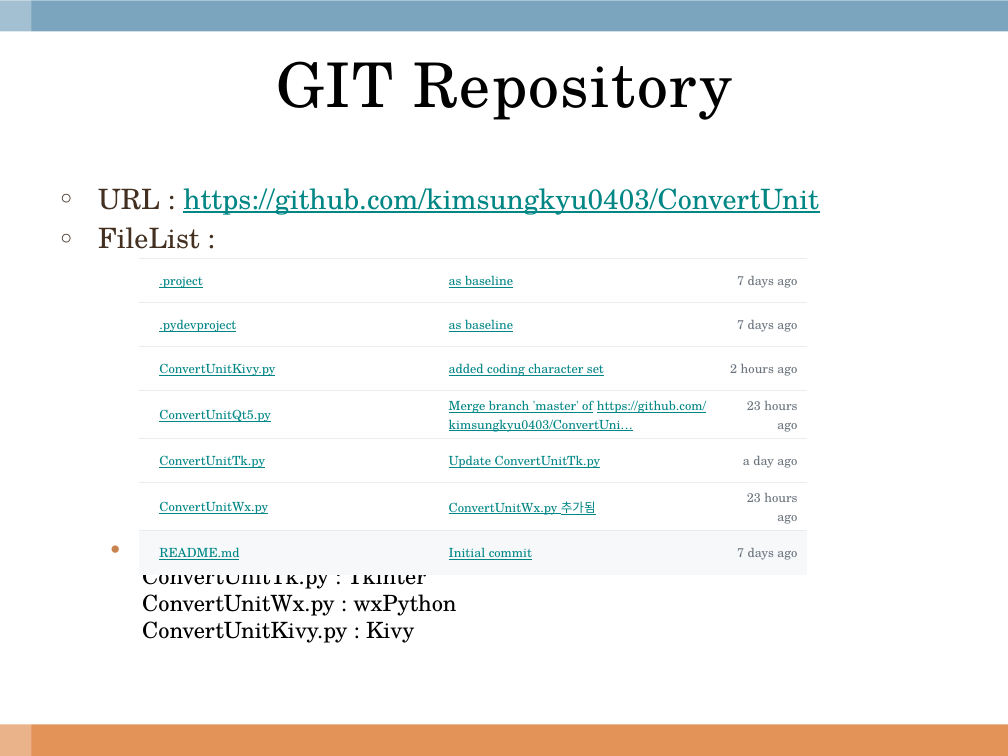
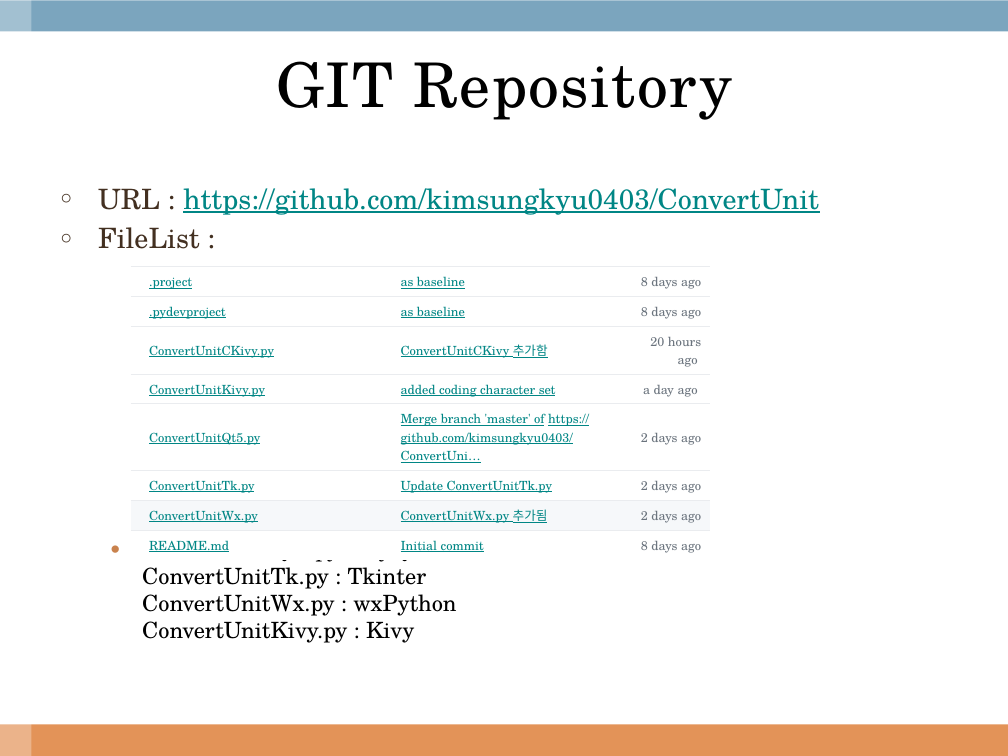
Before and after one commit to kimsungkyu0403/ConvertUnit, a slide deck: slide 12 of doc/Python GUI Frameworks.pptx. Drawn at 1008x756 pixels with LibreOffice and Linux fonts; fonts in the diff are those of the drawing; background and template pictures are left out. Boxes give left, top, right and bottom in pixels: in the first picture for what was removed or moved away, otherwise in the second. Text is boxed around its words. In the diff, an @@ line names an element or a change of style, - is before the commit and + after.

Commit message:
세미나 자료 수정중...

```diff
--- a/doc/Python GUI Frameworks.pptx
+++ b/doc/Python GUI Frameworks.pptx
@@ table at [131,267,710,557] @@
-row 1:  | .project | as baseline | 7 days ago
-row 2:  | .pydevproject | as baseline | 7 days ago
-row 3:  | ConvertUnitKivy.py | added coding character set | 2 hours ago
-row 4:  | ConvertUnitQt5.py | Merge branch 'master' of https://github.com/kimsungkyu0403/ConvertUni… | 23 hours ago
-row 5:  | ConvertUnitTk.py | Update ConvertUnitTk.py | a day ago
-row 6:  | ConvertUnitWx.py | ConvertUnitWx.py 추가됨 | 23 hours ago
-row 7:  | README.md | Initial commit | 7 days ago
+row 1:  | .project | as baseline | 8 days ago
+row 2:  | .pydevproject | as baseline | 8 days ago
+row 3:  | ConvertUnitCKivy.py | ConvertUnitCKivy 추가함 | 20 hours ago
+row 4:  | ConvertUnitKivy.py | added coding character set | a day ago
+row 5:  | ConvertUnitQt5.py | Merge branch 'master' of https://github.com/kimsungkyu0403/ConvertUni… | 2 days ago
+row 6:  | ConvertUnitTk.py | Update ConvertUnitTk.py | 2 days ago
+row 7:  | ConvertUnitWx.py | ConvertUnitWx.py 추가됨 | 2 days ago
+row 8:  | README.md | Initial commit | 8 days ago
@@ table: place and size @@
-table at [139,259,808,564]
+table at [131,267,710,557]
```
